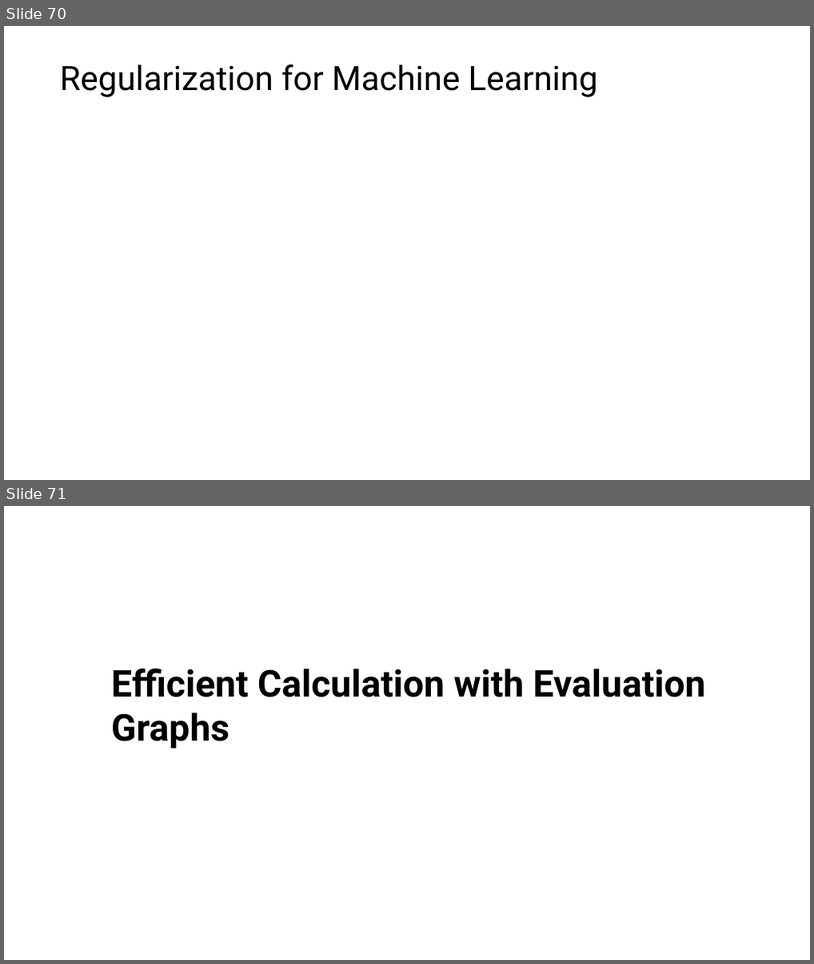
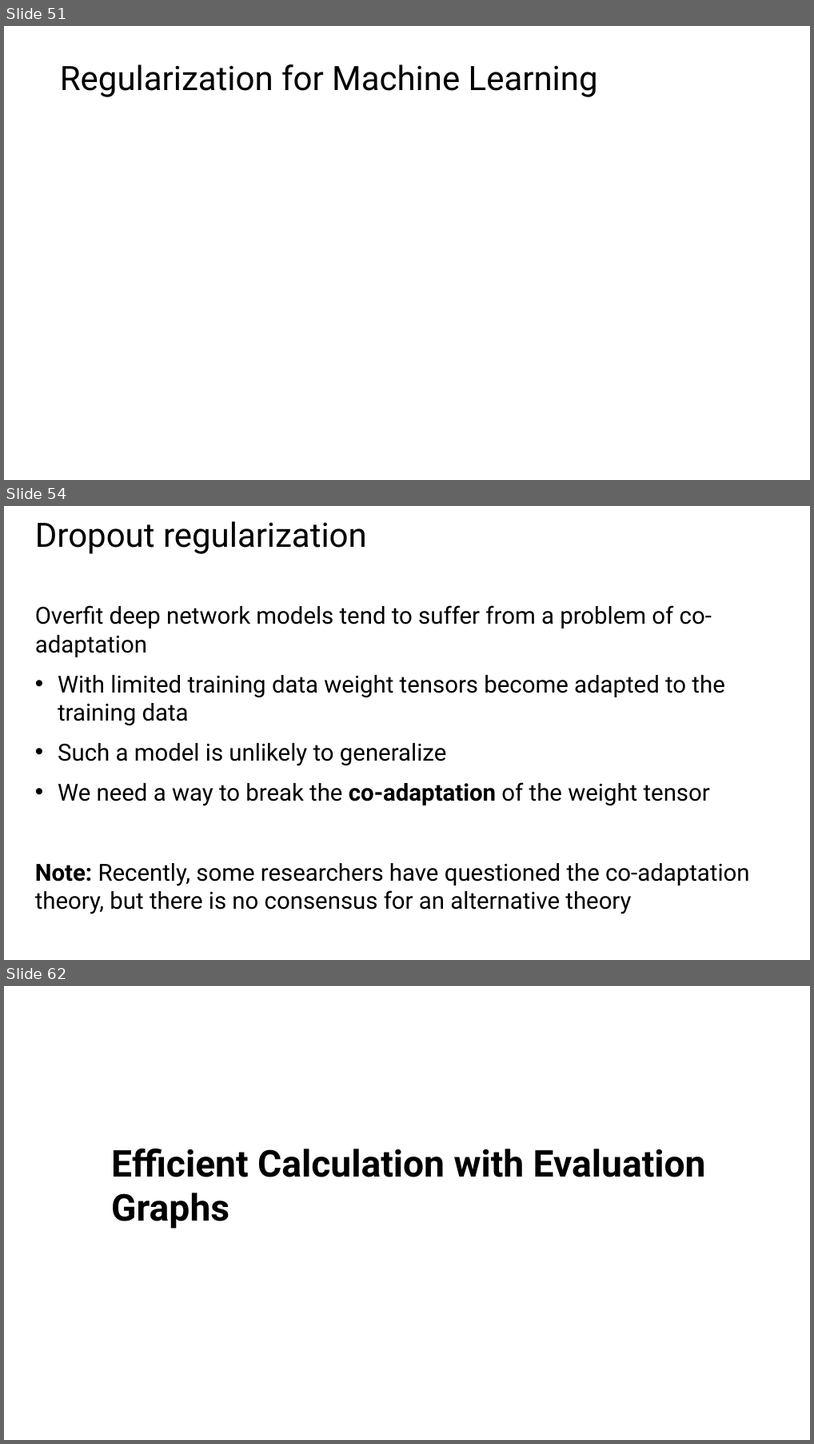
Before and after one commit to StephenElston/CSCI-E25, a slide deck: Slides/5_BuildingBlocksOfDeepLearning.pptx. Shown one above the other, each under a label of ours: slides 70 and 71 before the commit, slides 51, 54 and 62 after it; the slides between them are not shown. The pictures are 814x964 and 814x1444 pixels, drawn with LibreOffice and Linux fonts; fonts in the diff are those of the drawing; grey boxes stand for pictures. Boxes give left, top, right and bottom in pixels: in the first picture for what was removed or moved away, otherwise in the second. Text is boxed around its words. In the diff, an @@ line names an element or a change of style, - is before the commit and + after.

```diff
--- a/Slides/5_BuildingBlocksOfDeepLearning.pptx
+++ b/Slides/5_BuildingBlocksOfDeepLearning.pptx
@@ slide 54 added at <box>4,506,810,960</box>, background #FFFFFF @@
@@ title added at <box>35,521,367,554</box>, 40 pt, text #000000 @@
+Dropout regularization
@@ text added at <box>35,605,750,914</box>, 28 pt, text #000000 @@
+Overfit deep network models tend to suffer from a problem of co-adaptation
+• With limited training data weight tensors become adapted to the training data
+• Such a model is unlikely to generalize
+• We need a way to break the co-adaptation of the weight tensor
+Note: Recently, some researchers have questioned the co-adaptation theory, but there is no consensus for an alternative theory
@@ what was slide 70 is now slide 51 @@
@@ what was slide 71 is now slide 62 @@
```
Also in this commit, not shown: 1 slide changed, 10 other slides added, 20 slides removed.
